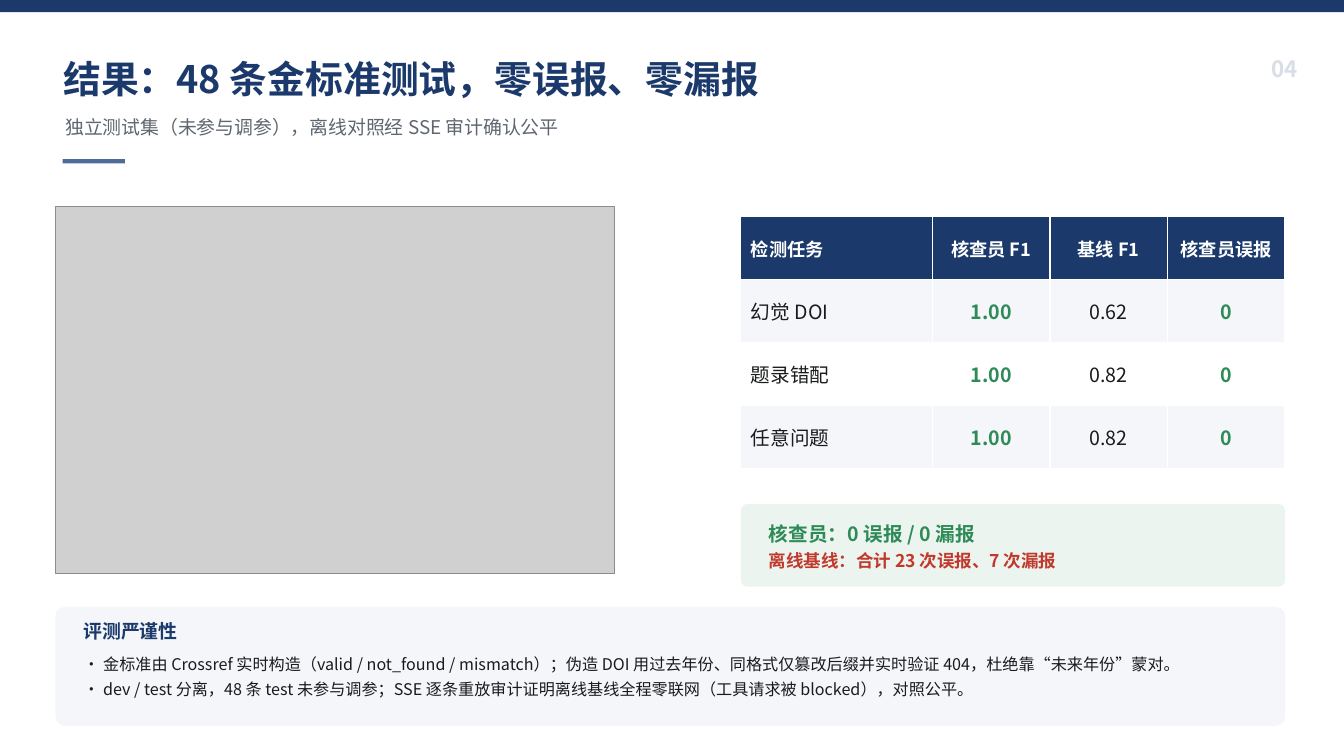
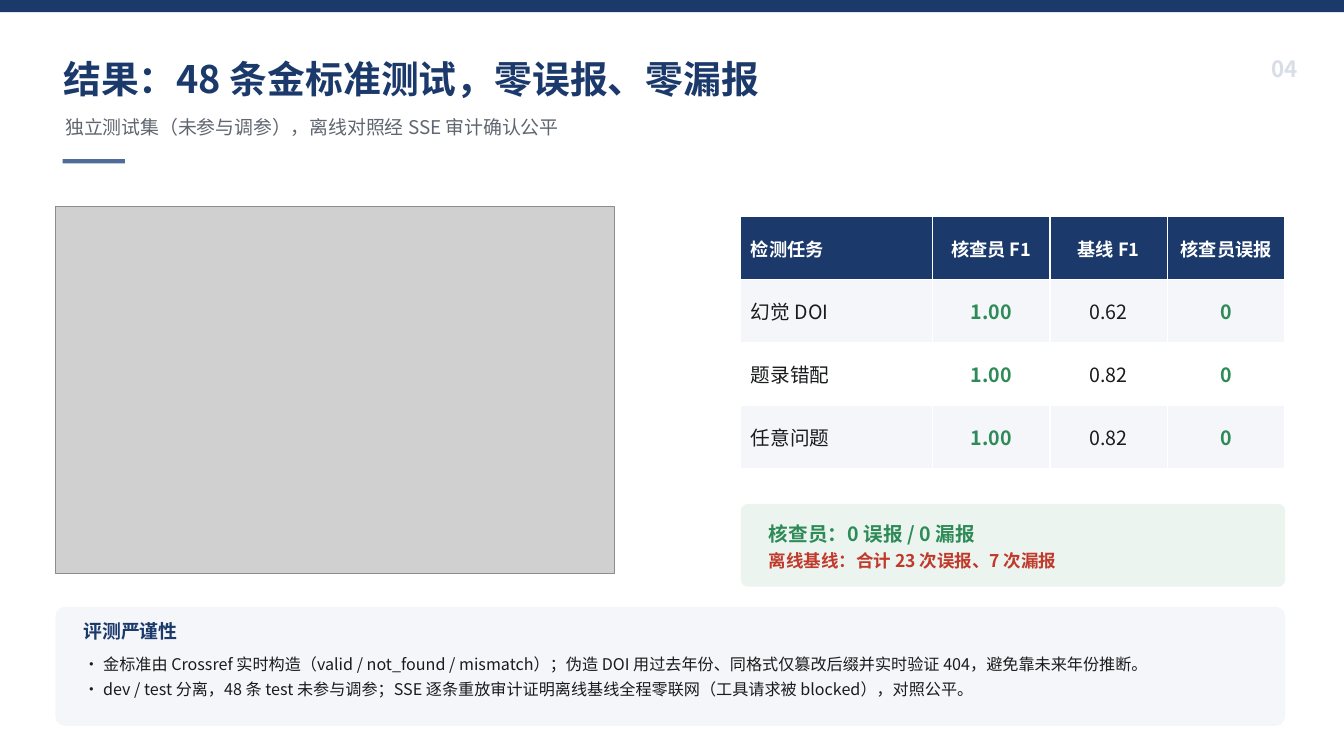
Before and after one commit to medisean/sciencepal-paper-verifier, a slide deck: slide 4 of assets/科研论文核查员.pptx. Drawn at 1344x756 pixels with LibreOffice and Linux fonts; fonts in the diff are those of the drawing; grey boxes stand for pictures. Boxes give left, top, right and bottom in pixels: in the first picture for what was removed or moved away, otherwise in the second. Text is boxed around its words. In the diff, an @@ line names an element or a change of style, - is before the commit and + after.

```diff
--- a/assets/科研论文核查员.pptx
+++ b/assets/科研论文核查员.pptx
@@ text at <box>103,656,1147,673</box>: text changed @@
-· 金标准由 Crossref 实时构造（valid / not_found / mismatch）；伪造 DOI 用过去年份、同格式仅篡改后缀并实时验证 404，杜绝靠“未来年份”蒙对。
+· 金标准由 Crossref 实时构造（valid / not_found / mismatch）；伪造 DOI 用过去年份、同格式仅篡改后缀并实时验证 404，避免靠未来年份推断。
```
Also in this commit, not shown: 3 other slides changed, 8 other files.
